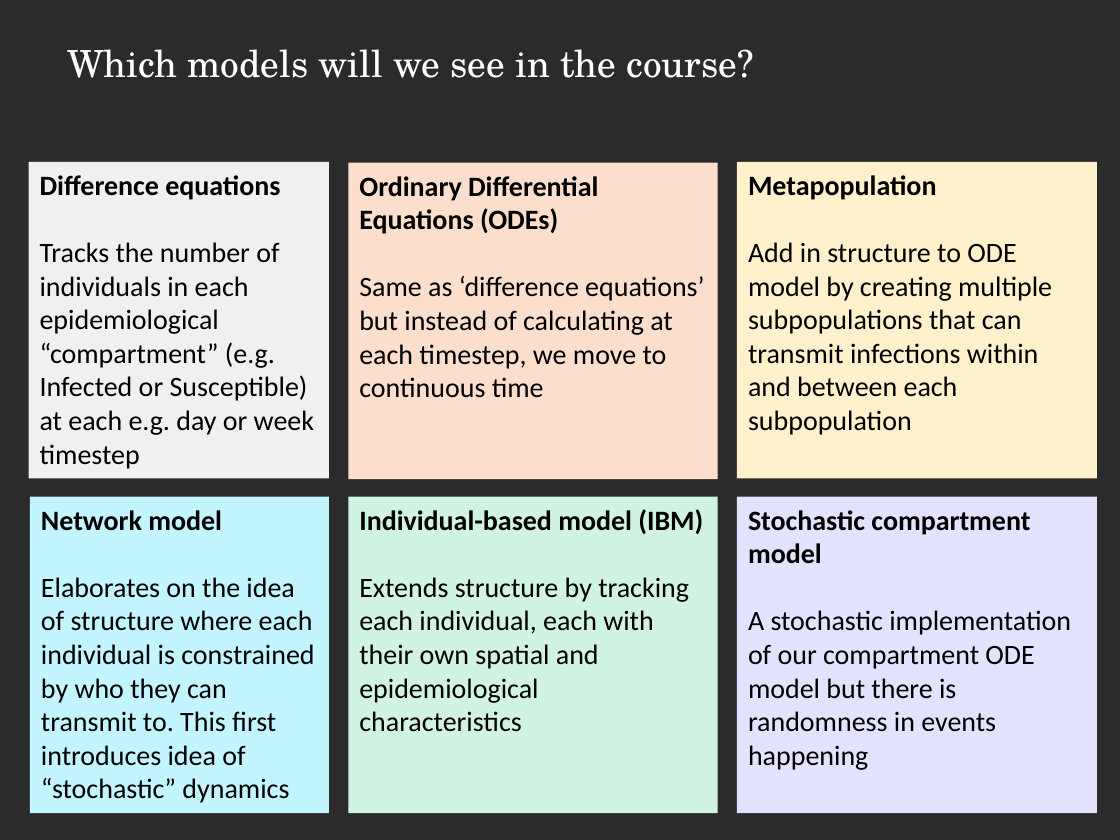
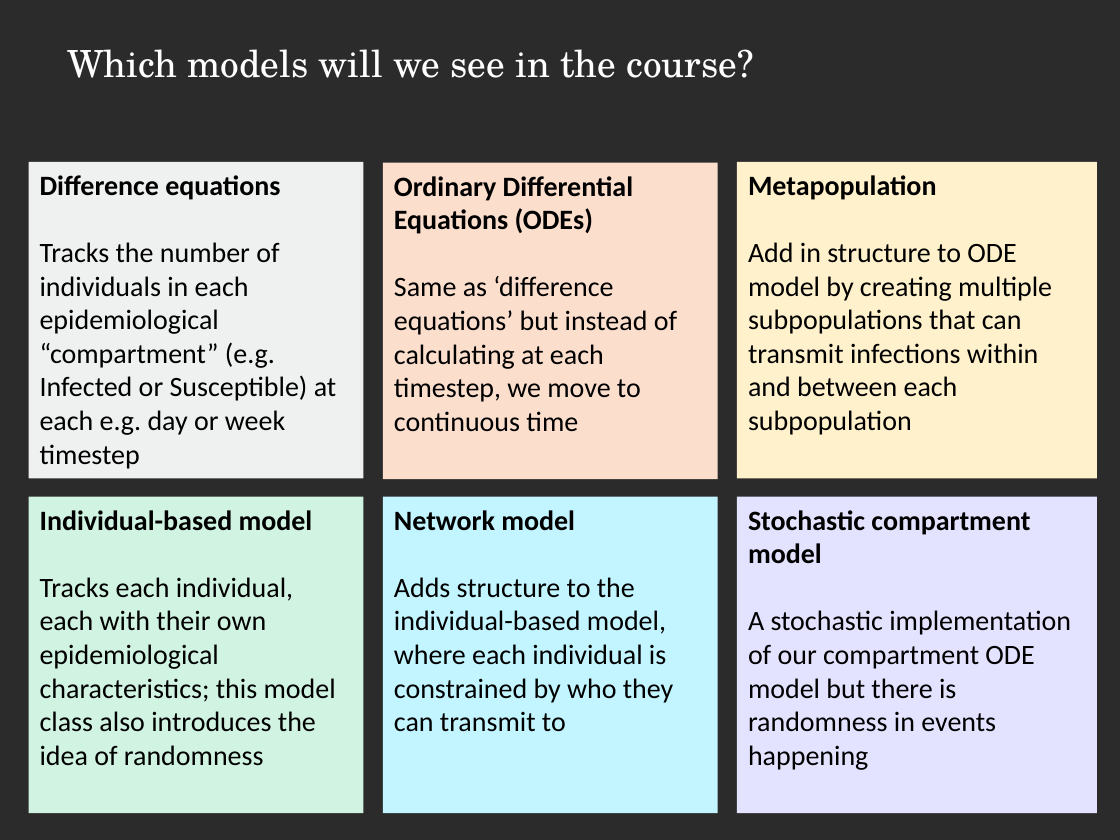
Before and after one commit to cmmid/mtm, a slide deck: slide 12 of slides/Lecture_02_TypesOfModels.pptx. Drawn at 1120x840 pixels with LibreOffice and Linux fonts; fonts in the diff are those of the drawing; background and template pictures are left out; a plain dark background stands for a picture behind light text. Boxes give left, top, right and bottom in pixels: in the first picture for what was removed or moved away, otherwise in the second. Text is boxed around its words. In the diff, an @@ line names an element or a change of style, - is before the commit and + after.

```diff
--- a/slides/Lecture_02_TypesOfModels.pptx
+++ b/slides/Lecture_02_TypesOfModels.pptx
@@ rectangle "Difference equations Tracks the number ...": place and size @@
-rectangle "Difference equations Tracks the number ..." at [29, 161, 329, 478]
+rectangle "Difference equations Tracks the number ..." at [29, 161, 364, 478]
@@ rectangle "Ordinary Differential Equations (ODEs) Same ...": place and size @@
-rectangle "Ordinary Differential Equations (ODEs) Same ..." at [348, 162, 718, 479]
+rectangle "Ordinary Differential Equations (ODEs) Same ..." at [383, 162, 718, 479]
@@ rectangle "Individual-based model": place and size @@
-rectangle "Individual-based model" at [348, 496, 718, 813]
+rectangle "Individual-based model" at [29, 496, 364, 813]
@@ rectangle "Network model Adds structure to ...": place and size @@
-rectangle "Network model Adds structure to ..." at [30, 496, 329, 813]
+rectangle "Network model Adds structure to ..." at [383, 496, 718, 813]
@@ text in rectangle at [40, 510, 336, 766]: text changed @@
-Individual-based model (IBM)
-Extends structure by tracking each individual, each with their own spatial and epidemiological characteristics
+Individual-based model
+Tracks each individual, each with their own epidemiological characteristics; this model class also introduces the idea of randomness
@@ text in rectangle at [394, 510, 673, 732]: text changed @@
-Network model
-Elaborates on the idea of structure where each individual is constrained by who they can transmit to. This first introduces idea of “stochastic” dynamics
+Network model
+Adds structure to the individual-based model, where each individual is constrained by who they can transmit to
```
Also in this commit, not shown: 7 other slides changed, 1 other file.
